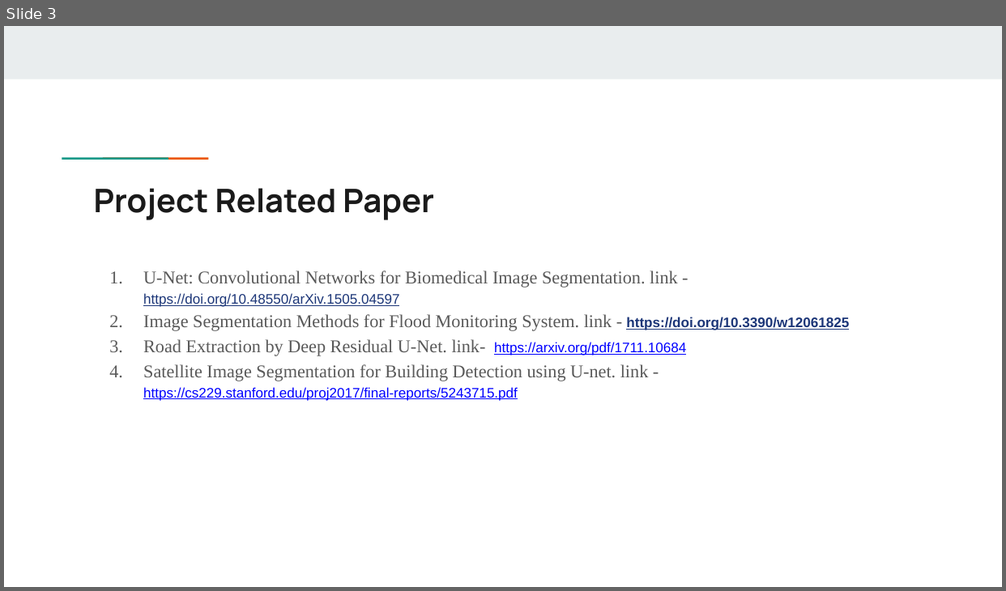
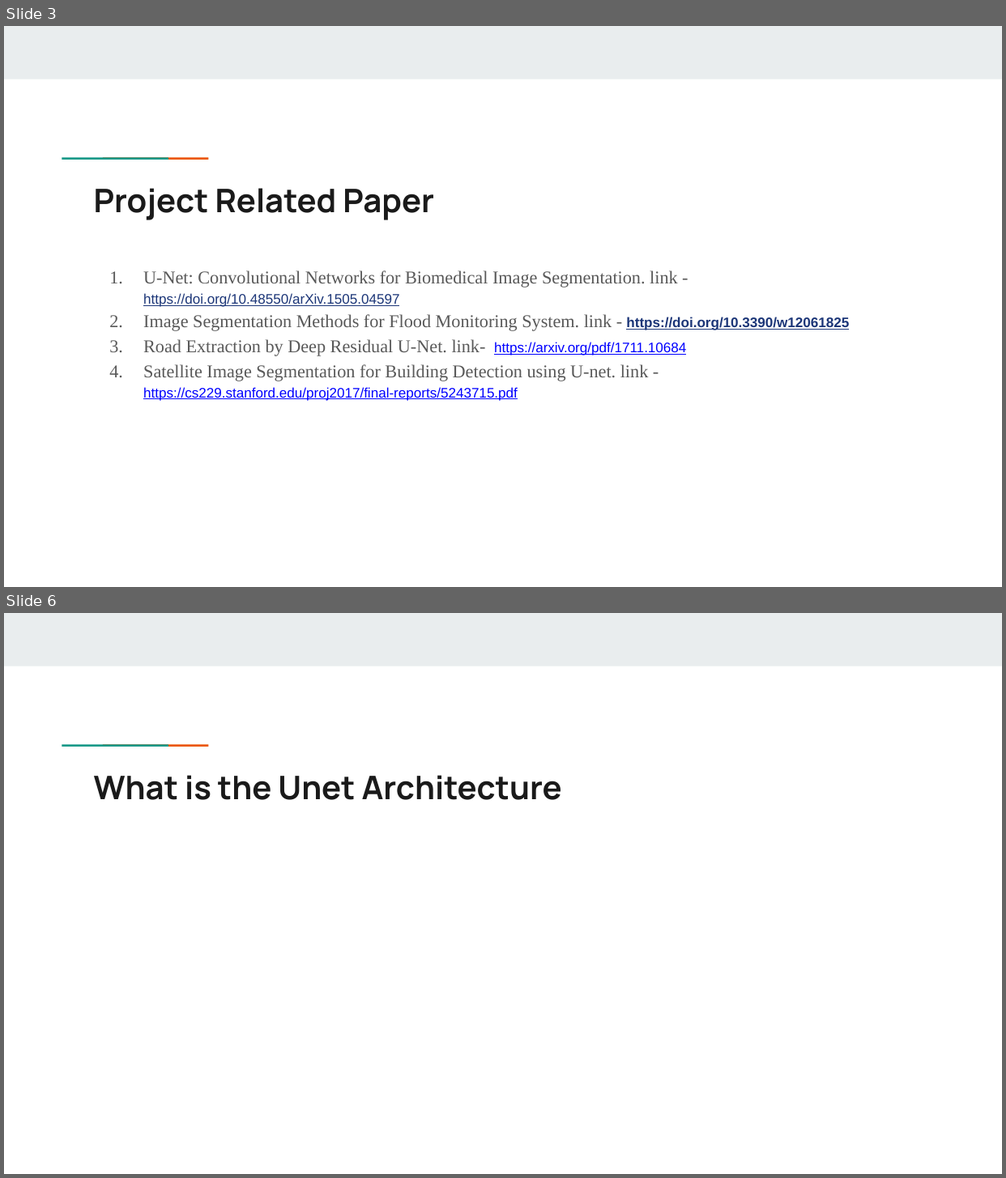
Before and after one commit to Shaoun18/CSE713, a slide deck: Final Project/Task_4b/Flood Impact Detection on Roads Using U-Net.pptx. Shown one above the other, each under a label of ours: slide 3 before the commit, slides 3 and 6 after it; the slides between them are not shown. The pictures are 1006x591 and 1006x1178 pixels, drawn with LibreOffice and Linux fonts; fonts in the diff are those of the drawing. Boxes give left, top, right and bottom in pixels: in the first picture for what was removed or moved away, otherwise in the second. Text is boxed around its words. In the diff, an @@ line names an element or a change of style, - is before the commit and + after.

```diff
--- a/Final Project/Task_4b/Flood Impact Detection on Roads Using U-Net.pptx
+++ b/Final Project/Task_4b/Flood Impact Detection on Roads Using U-Net.pptx
@@ slide 6 added at bbox=[4, 613, 1002, 1174], background #FFFFFF; not listed: 3 template elements that a slide beside it also shows @@
@@ title added at bbox=[94, 775, 562, 800], 23.4 pt, text #1A1A1A, bold @@
+What is the Unet Architecture
```
Also in this commit, not shown: 2 slides changed, 6 other slides added.
